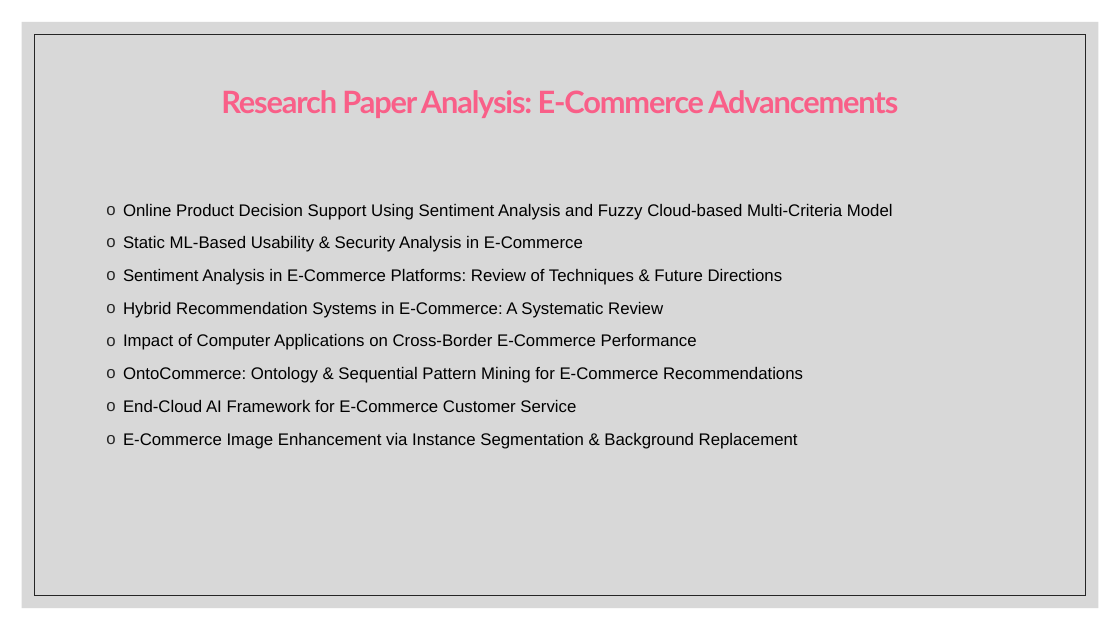
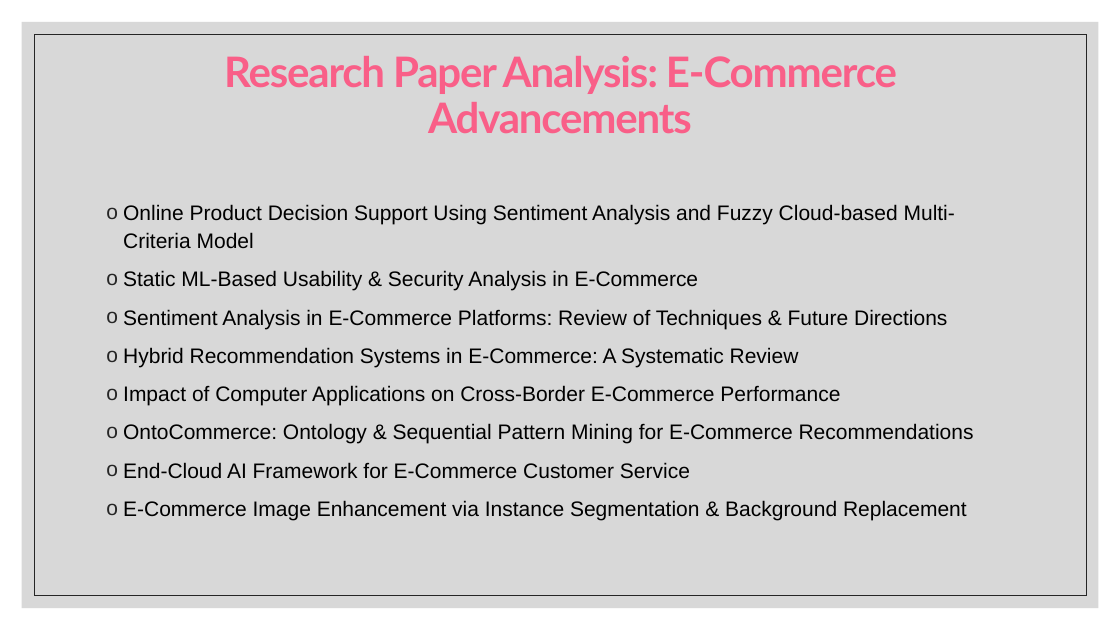
Before and after one commit to ajaykn04/SwiftBuy, a slide deck: slide 3 of The Future of Online Shopping.pptx. Drawn at 1120x630 pixels with LibreOffice and Linux fonts; fonts in the diff are those of the drawing. Boxes give left, top, right and bottom in pixels: in the first picture for what was removed or moved away, otherwise in the second. Text is boxed around its words. In the diff, an @@ line names an element or a change of style, - is before the commit and + after.

```diff
--- a/The Future of Online Shopping.pptx
+++ b/The Future of Online Shopping.pptx
@@ rectangle at box(34, 34, 1086, 596): outline #262626 0.51 pt to #262626 0.5 pt @@
@@ title "Research Paper Analysis: E-Commerce Advancements" at box(224, 56, 897, 133): size 26.4 to 36 pt @@
@@ text "Online Product Decision Support Using ..." at box(123, 204, 974, 520): size 14.4 to 18 pt @@
```
Also in this commit, not shown: 14 other slides changed, 2 slides added, 3 slides removed.
